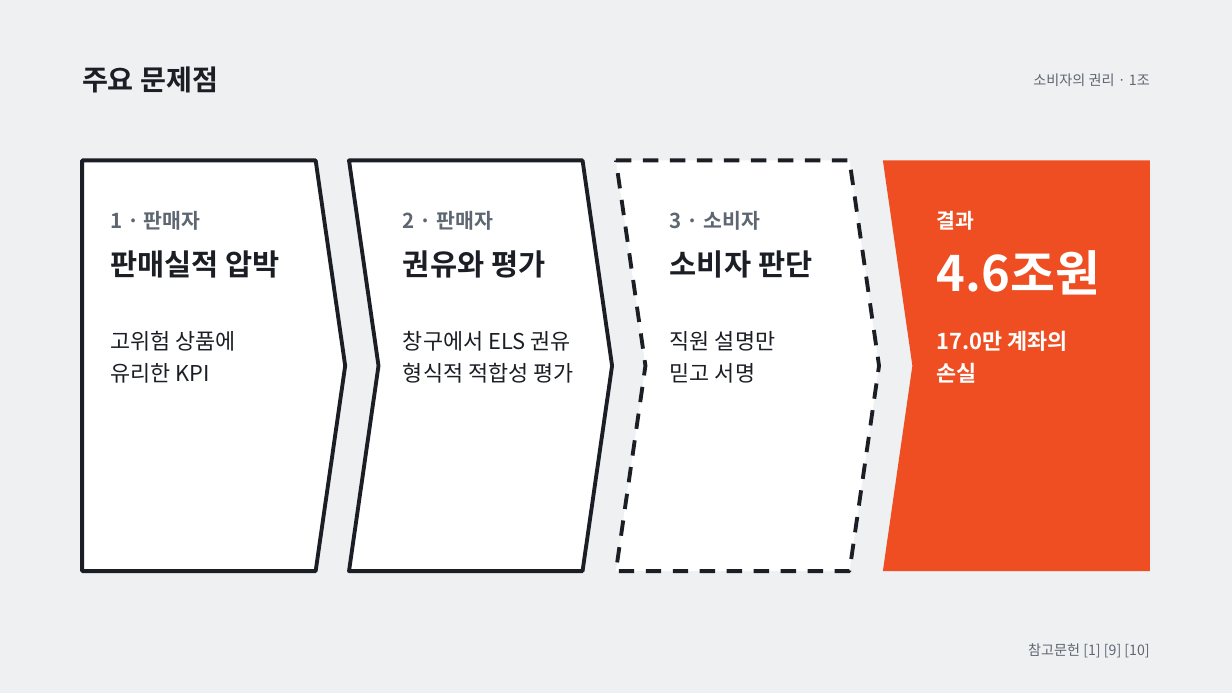
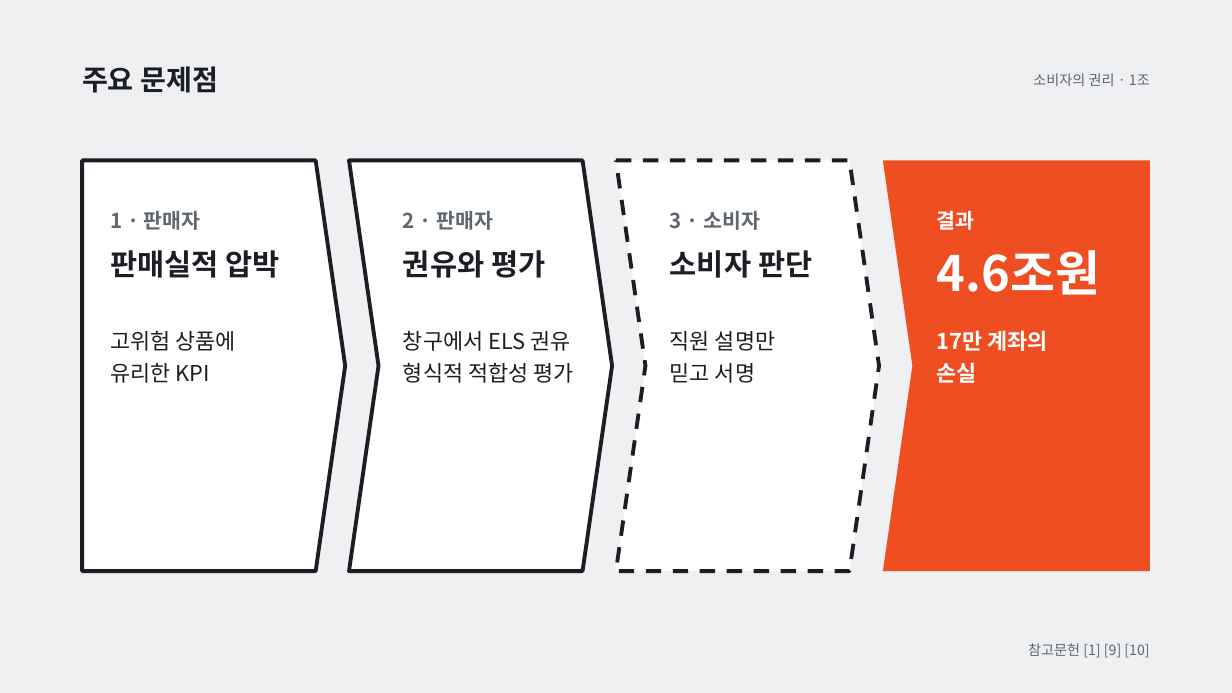
Before and after one commit to PAKA1557/Economics, a slide deck: slide 17 of presentation/최종/홍콩ELS_소비자권리_발표_수정5.pptx. Drawn at 1232x693 pixels with LibreOffice and Linux fonts; fonts in the diff are those of the drawing. Boxes give left, top, right and bottom in pixels: in the first picture for what was removed or moved away, otherwise in the second. Text is boxed around its words. In the diff, an @@ line names an element or a change of style, - is before the commit and + after.

```diff
--- a/presentation/최종/홍콩ELS_소비자권리_발표_수정5.pptx
+++ b/presentation/최종/홍콩ELS_소비자권리_발표_수정5.pptx
@@ text at (937, 330, 1048, 351): text changed @@
-17.0만 계좌의
+17만 계좌의
```
Also in this commit, not shown: 2 other slides changed, 1 other file.
